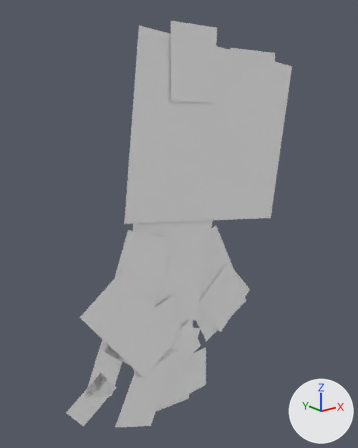
One commit to the Blender file Sample Files/stip.blend: the scene before it, then after it.
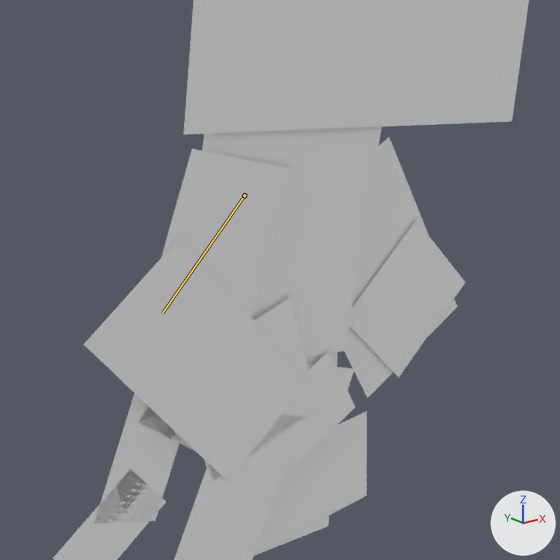
Old and new are each drawn whole from a camera (50 mm lens) standing at (-3.89, -5.65, 3.68) and looking at (0.75, 0.16, 1.36) and again close up on the part from 12% to 82% of the width and 37% to 92% of the height. Lighting does not change. The marker at lower right points along +X, +Y and +Z. Both versions are drawn at frame 5 of the action 'Run_Armature'; the numbers are the values there. The bones that change are drawn over the model as lines in the close-ups.

In view in the first close-up: 'Arm_R.png', 'Foot_L.png', 'Foot_R.png', 'Forearm_L.png', 'Forearm_R.png', 'Hand_L.png', 'Hand_R.png', 'Head.png', 'Shin_R.png', 'Tail_02.png', 'Tail_03.png', 'UpperBody.png'.
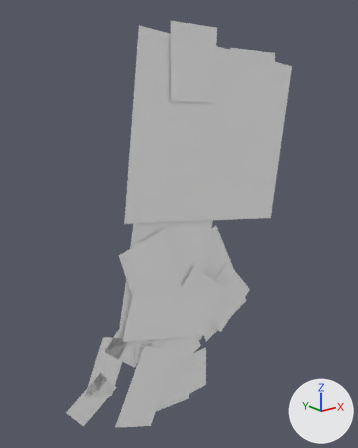
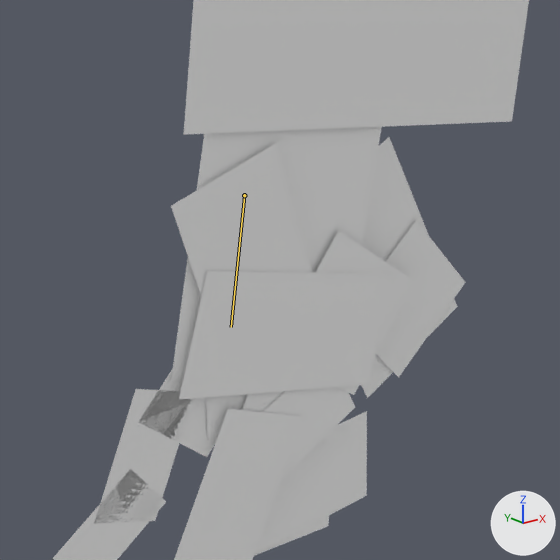
Location of each change, [x1, y1, x2, y2] in pixels of the close-ups (560 x 560 px):
'Forearm_R.png', posed (48% shorter): before [83, 236, 308, 481]; after [179, 271, 394, 399]
'Arm_R.png', posed: before [162, 149, 294, 318]; after [171, 143, 312, 297]
'Hand_R.png', posed: before [204, 297, 318, 481]; after [316, 230, 415, 395]
'Tail_01.png', unchanged, uncovered by the edit: before [139, 406, 195, 451]; after [139, 368, 218, 457]
bone 'Arm_R', root to tip: before (244, 195) to (162, 313); after (244, 195) to (231, 327)

What the commit changed:
Bone 'Arm_R' (bone_arm_r) turns from (0, 0, 10) to (0, 0, -27) degrees about its own x, y and z.
